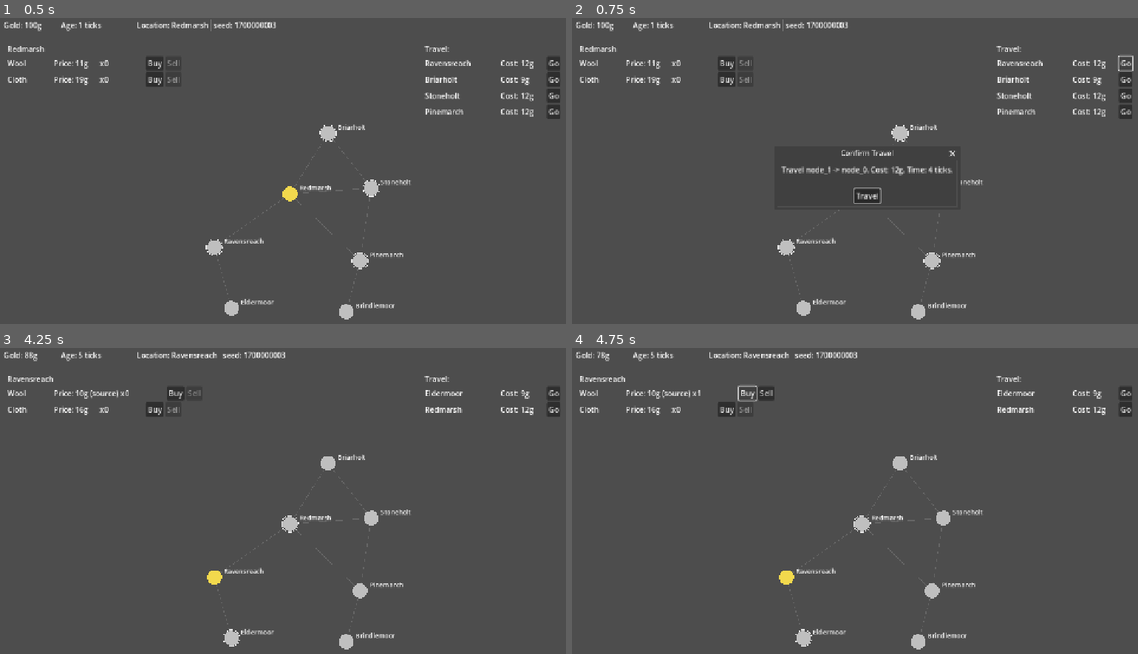
Above: before the commit, frames 1-4 (two rows, left to right).
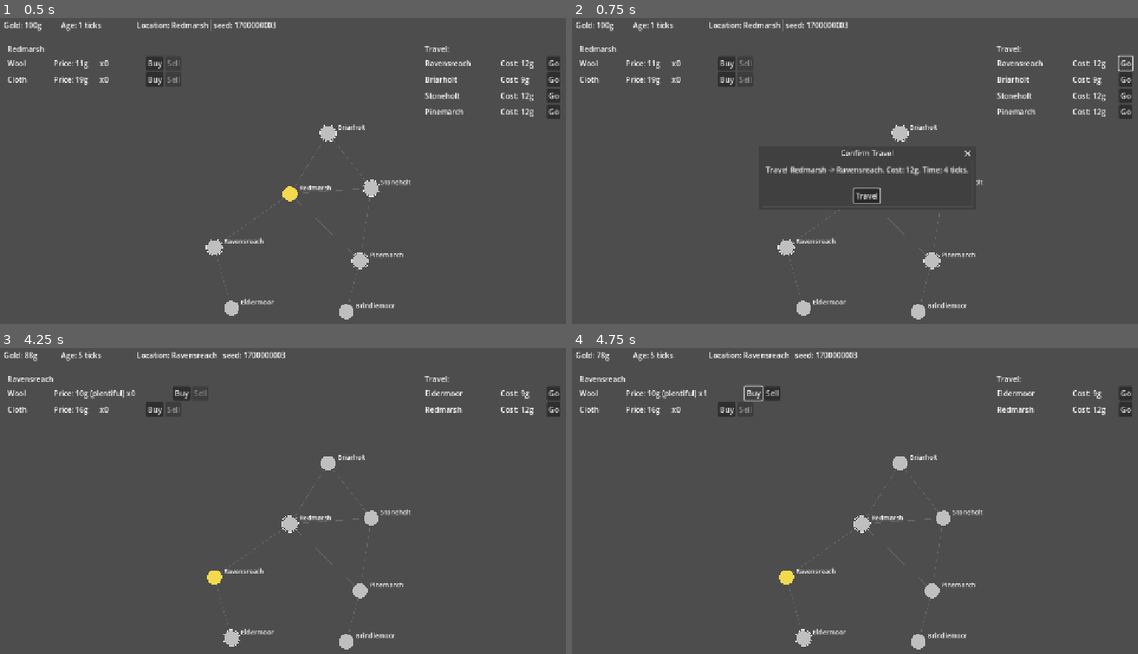
Above: after the commit, the same moments.

Repository: FarukcanSoray/medieval-trader
Game: Godot game, scene res://main.tscn
Two runs of this game, one before a commit and one after it. Both use one fixed random seed, a clock stepped at 60 frames per second and the inputs below.
Inputs:
- Up to frame 1 (0.5 s): no input
- Up to frame 2 (0.75 s): click "Go" at 0.5 s
- Up to frame 3 (4.25 s): click "Go" at 1.25 s; click "Buy" at 2 s; click "Travel" at 2.75 s
- Up to frame 4 (4.75 s): click "Buy" at 4.25 s

Frame 1 is identical in both runs. In frame 2, 0.6% of the frame differs, in the area x 34-72%, y 43-61%; in frame 3, 0.2%; in frame 4, 0.3%.

Commit message:
feat: Update HUD tag terminology from (source)/(sink) to (plentiful)/(scarce) based on playtest feedback; adjust related documentation and UI components

Diff:
--- a/godot/main.gd
+++ b/godot/main.gd
@@ -88,7 +88,9 @@
 	if ticks <= 0:
 		return
 	_pending_travel_to = to_id
-	_confirm_dialog.prompt(from_id, to_id, cost, ticks)
+	var from_name: String = Game.world.display_name_of(from_id)
+	var to_name: String = Game.world.display_name_of(to_id)
+	_confirm_dialog.prompt(from_name, to_name, cost, ticks)
 
 func _on_travel_confirmed() -> void:
 	if _pending_travel_to == "":
--- a/godot/travel/travel_controller.gd
+++ b/godot/travel/travel_controller.gd
@@ -98,6 +98,9 @@
 	var entry: HistoryEntry = HistoryEntry.new()
 	entry.tick = _world.tick
 	entry.kind = "travel"
-	entry.detail = "%s->%s" % [_trader.travel.from_id, to_id]
+	entry.detail = "%s->%s" % [
+		_world.display_name_of(_trader.travel.from_id),
+		_world.display_name_of(to_id),
+	]
 	entry.delta_gold = -cost
 	_world.push_history(entry)
--- a/godot/ui/hud/confirm_dialog.gd
+++ b/godot/ui/hud/confirm_dialog.gd
@@ -4,12 +4,12 @@
 class_name ConfirmDialog
 extends AcceptDialog
 
-func prompt(from_id: String, to_id: String, cost: int, ticks: int) -> void:
+func prompt(from_name: String, to_name: String, cost: int, ticks: int) -> void:
 	# Slice invariant: ConfirmDialog is modal and ticks only advance during travel,
 	# so gold is stable while this dialog is open — predicate captured at prompt-time
 	# is sufficient. If the dialog is ever made non-modal, subscribe to gold_changed.
 	dialog_text = "Travel %s -> %s. Cost: %dg. Time: %d ticks." % [
-		from_id, to_id, cost, ticks,
+		from_name, to_name, cost, ticks,
 	]
 	var ok_button: Button = get_ok_button()
 	if ok_button != null:
--- a/godot/ui/hud/node_panel.gd
+++ b/godot/ui/hud/node_panel.gd
@@ -113,9 +113,9 @@
 	var price: int = int(node.prices.get(good.id, 0))
 	var tag: String = ""
 	if good.id in node.produces:
-		tag = " (source)"
+		tag = " (plentiful)"
 	elif good.id in node.consumes:
-		tag = " (sink)"
+		tag = " (scarce)"
 	price_label.text = "Price: %dg%s" % [price, tag]
 
 	if force_disabled:
--- a/godot/ui/hud/travel_panel.gd
+++ b/godot/ui/hud/travel_panel.gd
@@ -67,7 +67,7 @@
 	var name_label: Label = Label.new()
 	name_label.name = "NameLabel"
 	name_label.custom_minimum_size = Vector2(160, 0)
-	name_label.text = _node_display_name(to_id, world)
+	name_label.text = world.display_name_of(to_id)
 
 	var cost_label: Label = Label.new()
 	cost_label.name = "CostLabel"
@@ -105,11 +105,5 @@
 			result.append(edge.a_id)
 	return result
 
-func _node_display_name(node_id: String, world: WorldState) -> String:
-	var node: NodeState = world.get_node_by_id(node_id)
-	if node == null:
-		return node_id
-	return node.display_name
-
 func _on_go_pressed(to_id: String) -> void:
 	travel_requested.emit(to_id)
--- a/godot/world/world_state.gd
+++ b/godot/world/world_state.gd
@@ -27,6 +27,15 @@
 		if n.id == node_id:
 			return n
 	return null
+
+## Player-facing label for node_id. Falls back to the raw id so a missing-node case
+## degrades visibly rather than silently. UI surfaces (confirm dialog, history detail)
+## must use this; raw ids are internal identity, not display text.
+func display_name_of(node_id: String) -> String:
+	var n: NodeState = get_node_by_id(node_id)
+	if n == null:
+		return node_id
+	return n.display_name
 
 ## Returns all edges incident to node_id (undirected). Empty id → empty array.
 func outbound_edges(node_id: String) -> Array[EdgeState]:
Not shown, changed: .obsidian/graph.json
Not shown, changed: decisions/2026-05-02-slice-3-hud-source-sink-syntax-no-numbers.md
Not shown, added: decisions/2026-05-02-slice-3-hud-tags-plentiful-scarce.md
Not shown, changed: docs/slice-3-pricing-spec.md
